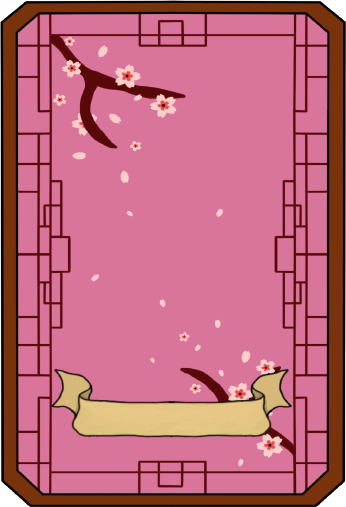
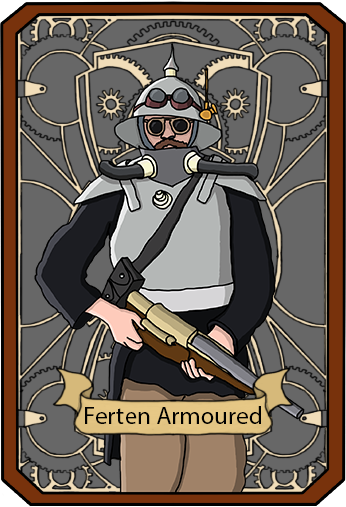
Layers edited between the first and the second 346 x 507 image:
removed group "Azon Back" (7 layers) over left=0, top=0, right=346, bottom=507
added group "front" with 7 layers over left=0, top=1, right=346, bottom=507
moved "marco" (1st of 2, in "front") into group "front", painted on it over left=0, top=0, right=346, bottom=507
added layer "Ferten Armoured" in group "front" over left=85, top=406, right=261, bottom=424
moved "pergamino" into group "front", painted on it over left=50, top=358, right=294, bottom=438
removed layer "petalos" from group "Azon Back" over left=71, top=45, right=273, bottom=467
removed layer "flores" (1st of 2, in "Azon Back") from group "Azon Back" over left=52, top=36, right=283, bottom=458
added layer "Layer 1" in group "front" over left=34, top=43, right=305, bottom=494
moved "interior" (1st of 2, in "front") into group "front", painted on it over left=0, top=1, right=346, bottom=505
removed layer "flores" (2nd of 2, in "Azon Back") from group "Azon Back" over left=71, top=111, right=98, bottom=136
removed layer "fondo" from group "Azon Back" over left=0, top=0, right=346, bottom=507
added layer "interior" (2nd of 2, in "front") in group "front" over left=0, top=1, right=346, bottom=507
added layer "marco" (2nd of 2, in "front") in group "front" over left=0, top=2, right=346, bottom=506
